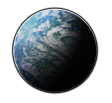
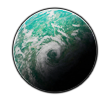
Layer changes from the first 112x103 image to the second:
added layer "Layer 33" (overlay) in group "Plant" over [13, 8, 96, 92]
hid "Layer 31" over [13, 8, 96, 92]